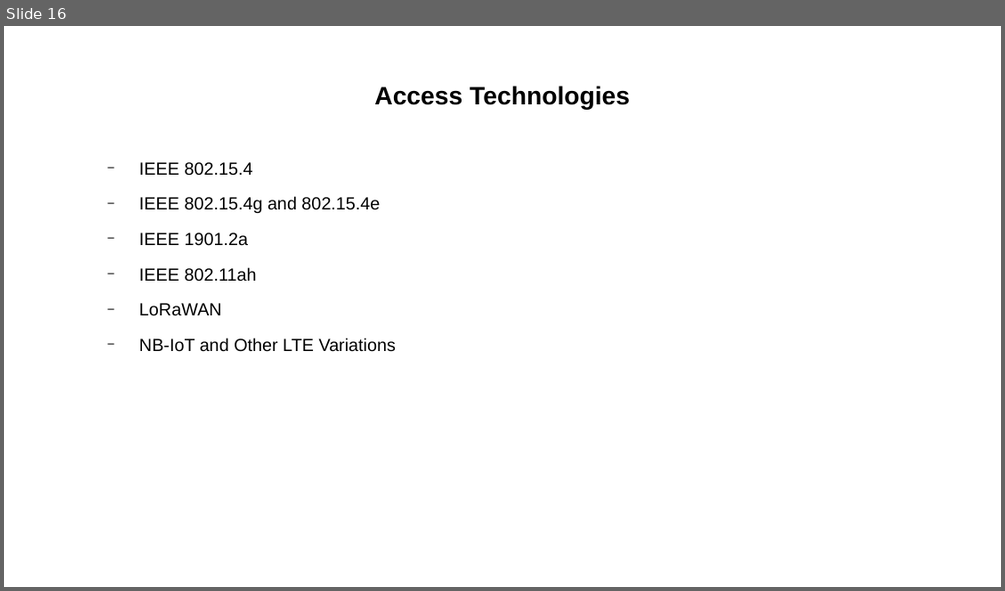
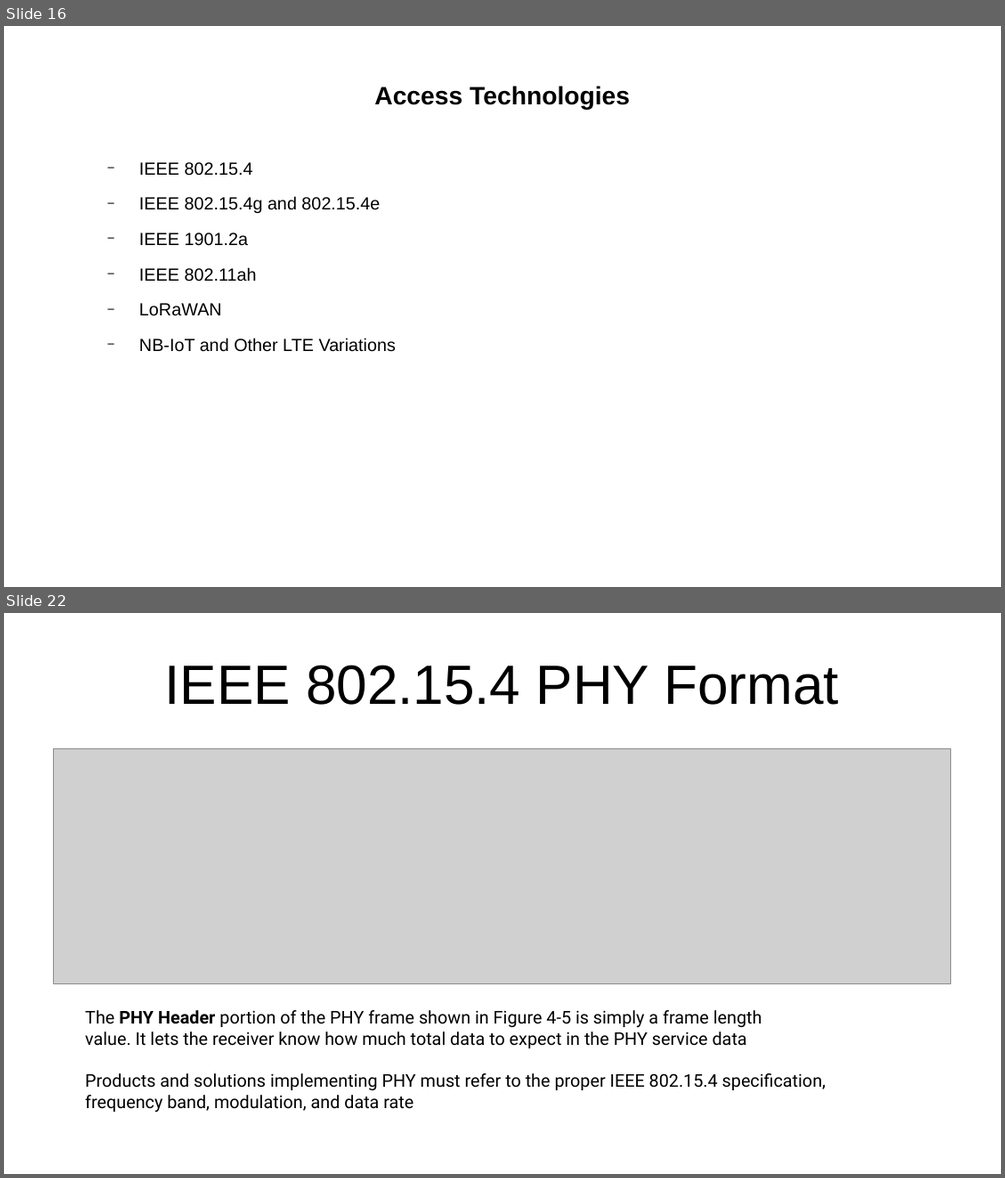
Before and after one commit to Dihfahsih1/Masters-Software-Engineering, a slide deck: yr-sem1/IoT/chapter-4-slides.odp. Shown one above the other, each under a label of ours: slide 16 before the commit, slides 16 and 22 after it; the slides between them are not shown. The pictures are 1005x591 and 1005x1178 pixels, drawn with LibreOffice and Linux fonts; fonts in the diff are those of the drawing; grey boxes stand for pictures. Boxes give left, top, right and bottom in pixels: in the first picture for what was removed or moved away, otherwise in the second. Text is boxed around its words. In the diff, an @@ line names an element or a change of style, - is before the commit and + after.

```diff
--- a/yr-sem1/IoT/chapter-4-slides.odp
+++ b/yr-sem1/IoT/chapter-4-slides.odp
@@ slide 22 added at <box>4,613,1001,1174</box>, background #FFFFFF @@
@@ title added at <box>165,665,838,705</box>, 44 pt, text #000000 @@
+IEEE 802.15.4 PHY Format
@@ picture added at <box>54,748,951,984</box> @@
@@ text added at <box>85,1010,825,1112</box>, 14 pt, text #000000 @@
+The PHY Header portion of the PHY frame shown in Figure 4-5 is simply a frame length
+value. It lets the receiver know how much total data to expect in the PHY service data
+Products and solutions implementing PHY must refer to the proper IEEE 802.15.4 specification, frequency band, modulation, and data rate
```
Also in this commit, not shown: 15 other slides added, 4 other files.
